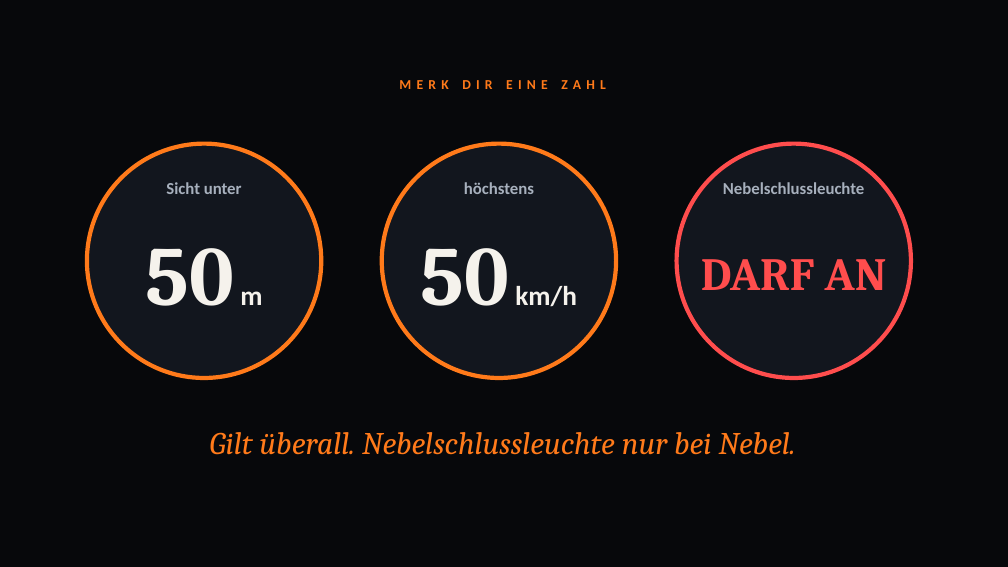
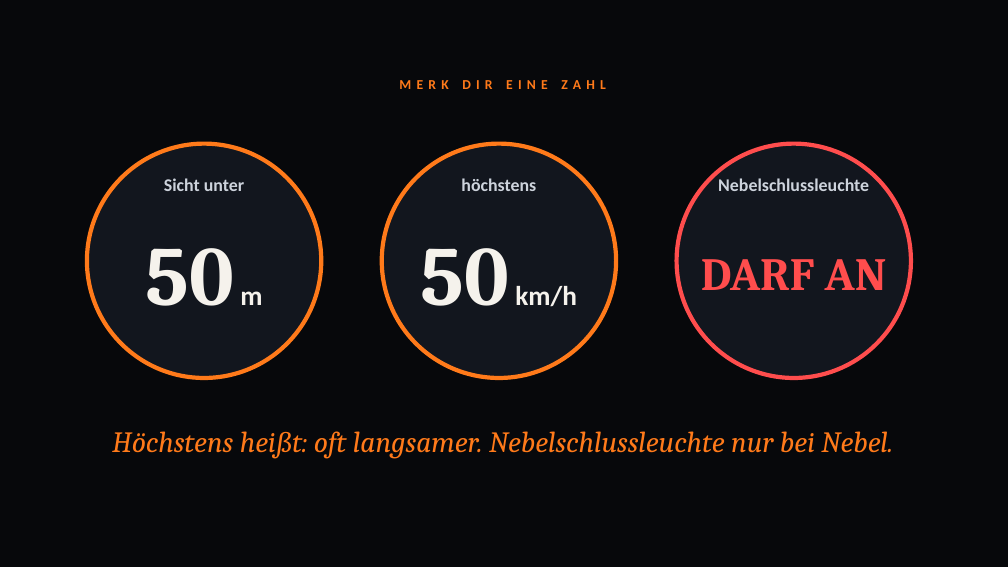
Before and after one commit to serband1995-hue/Fahrlehrer-Kompass-, a slide deck: slide 13 of theorie/lektion11/Lektion11_Besondere_Situationen.pptx. Drawn at 1008x567 pixels with LibreOffice and Linux fonts; fonts in the diff are those of the drawing; background and template pictures are left out. Boxes give left, top, right and bottom in pixels: in the first picture for what was removed or moved away, otherwise in the second. Text is boxed around its words. In the diff, an @@ line names an element or a change of style, - is before the commit and + after.

```diff
--- a/theorie/lektion11/Lektion11_Besondere_Situationen.pptx
+++ b/theorie/lektion11/Lektion11_Besondere_Situationen.pptx
@@ size 16 to 17 pt, text colour #A7B0BD to #CDD3DC in 3 elements at box(164, 178, 244, 191), box(718, 178, 869, 191), box(461, 178, 536, 191) @@
@@ text at box(112, 431, 893, 459): text changed; size 30 to 28 pt @@
-Gilt überall. Nebelschlussleuchte nur bei Nebel.
+Höchstens heißt: oft langsamer. Nebelschlussleuchte nur bei Nebel.
```
Also in this commit, not shown: 21 other slides changed, 1 slide added, 1 slide removed, 2 other files.
